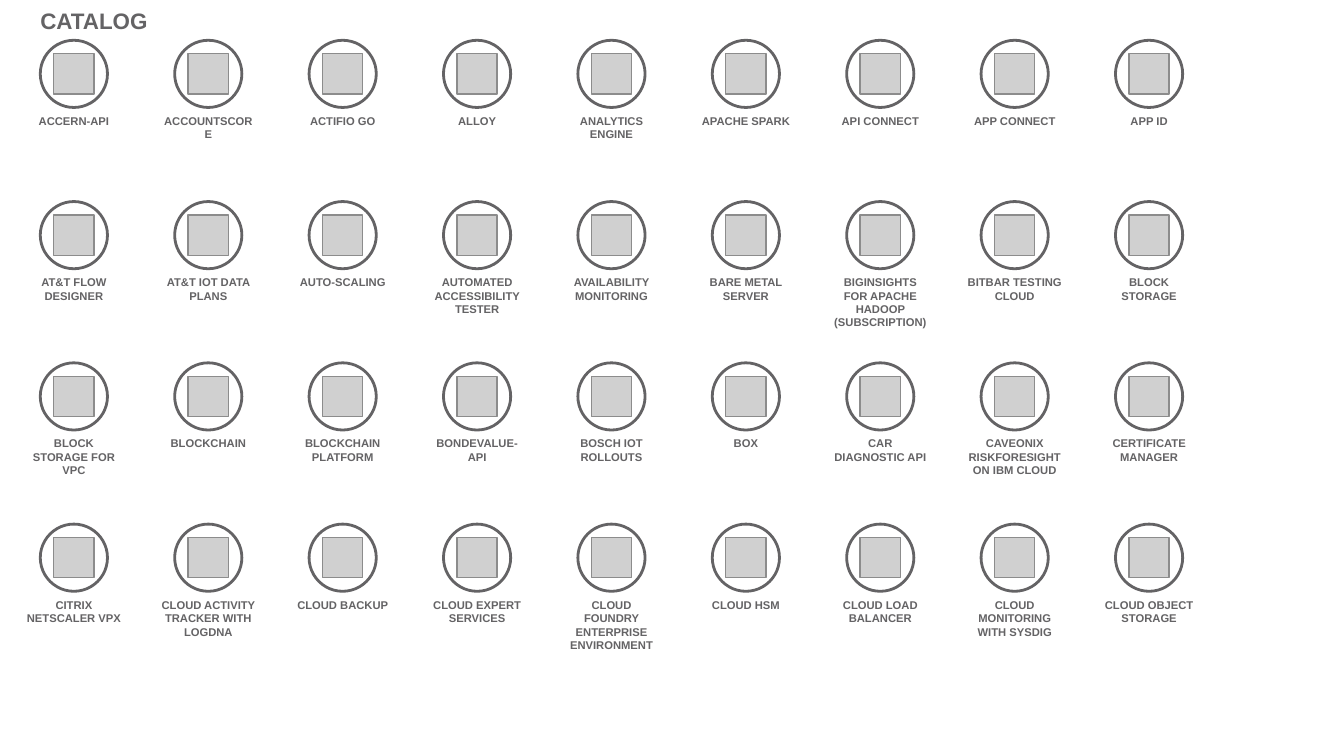
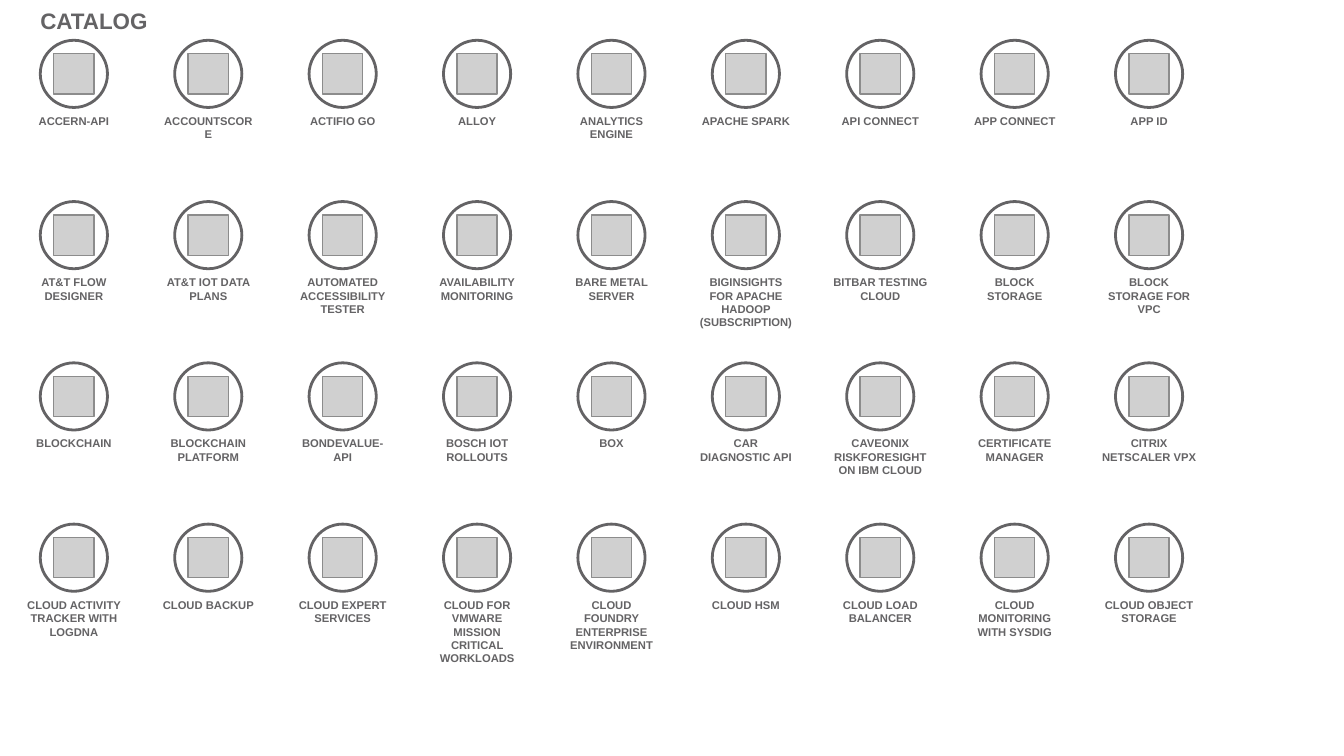
Before and after one commit to l2fprod/myarchitecture, a slide deck: slide 3 of mycatalog-architecture-diagram-template.pptx. Drawn at 1344x756 pixels with LibreOffice and Linux fonts; fonts in the diff are those of the drawing; grey boxes stand for pictures. Boxes give left, top, right and bottom in pixels: in the first picture for what was removed or moved away, otherwise in the second. Text is boxed around its words. In the diff, an @@ line names an element or a change of style, - is before the commit and + after.

```diff
--- a/mycatalog-architecture-diagram-template.pptx
+++ b/mycatalog-architecture-diagram-template.pptx
@@ text removed at (x1=300, y1=278, x2=386, y2=286) @@
-AUTO-SCALING
@@ text added at (x1=987, y1=278, x2=1042, y2=300), 6 pt, text #646365, bold @@
+BLOCK STORAGE
@@ text at (x1=1108, y1=278, x2=1190, y2=313): text changed @@
-BLOCK STORAGE
+BLOCK STORAGE FOR VPC
@@ text at (x1=36, y1=439, x2=111, y2=447): text changed @@
-BLOCK STORAGE FOR VPC
+BLOCKCHAIN
@@ text at (x1=171, y1=439, x2=246, y2=461): text changed @@
-BLOCKCHAIN
+BLOCKCHAIN PLATFORM
@@ text removed at (x1=305, y1=439, x2=380, y2=461) @@
-BLOCKCHAIN PLATFORM
@@ text "CITRIX NETSCALER VPX" moved from (x1=27, y1=601, x2=120, y2=622) to (x1=1102, y1=439, x2=1196, y2=461) @@
@@ 12 texts moved together from (x1=162, y1=278, x2=1186, y2=636) to (x1=27, y1=278, x2=1051, y2=636) @@
@@ text added at (x1=163, y1=601, x2=254, y2=609), 6 pt, text #646365, bold @@
+CLOUD BACKUP
@@ text at (x1=299, y1=601, x2=387, y2=622): text changed @@
-CLOUD BACKUP
+CLOUD EXPERT SERVICES
@@ text at (x1=440, y1=601, x2=515, y2=662): text changed @@
-CLOUD EXPERT SERVICES
+CLOUD FOR VMWARE MISSION CRITICAL WORKLOADS
```
Also in this commit, not shown: 4 other slides changed.
